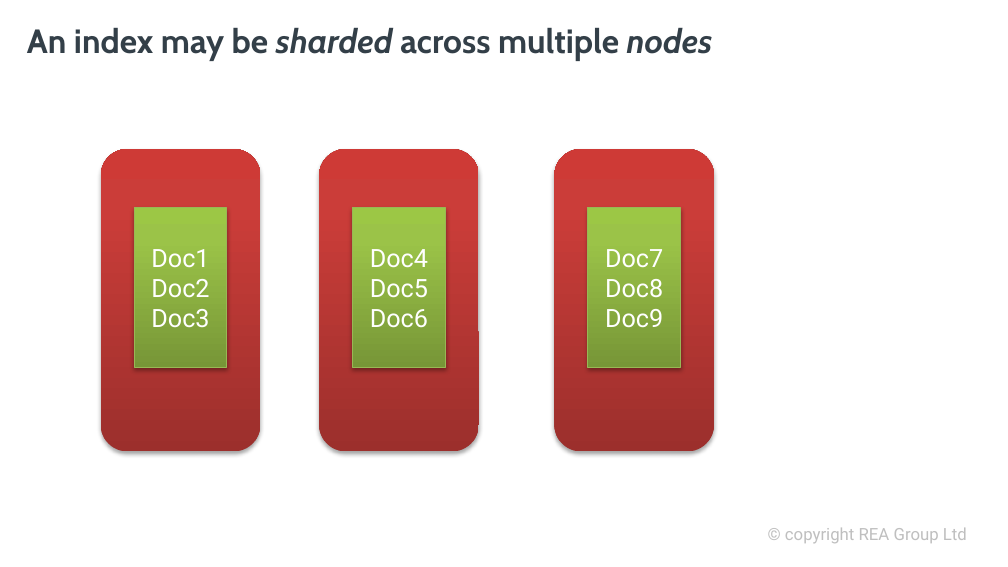
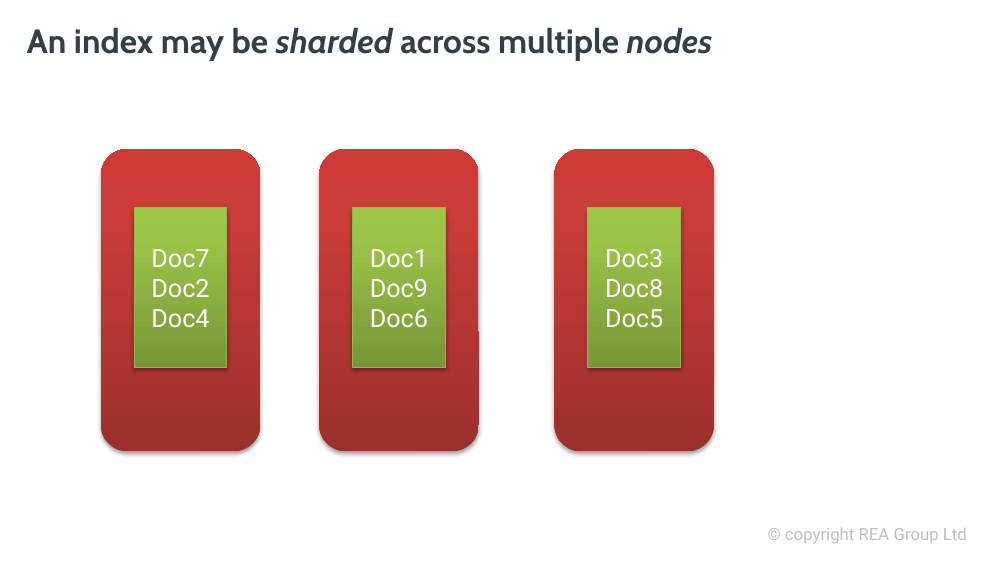
Before and after one commit to davidbkemp/advanced-elasticsearch-training, a slide deck: slide 3 of ElasticsearchOps.pptx. Drawn at 1008x567 pixels with LibreOffice and Linux fonts; fonts in the diff are those of the drawing; background and template pictures are left out. Boxes give left, top, right and bottom in pixels: in the first picture for what was removed or moved away, otherwise in the second. Text is boxed around its words. In the diff, an @@ line names an element or a change of style, - is before the commit and + after.

```diff
--- a/ElasticsearchOps.pptx
+++ b/ElasticsearchOps.pptx
@@ text in rectangle at (151,249,209,268): text changed @@
-Doc1
+Doc7
@@ text in rectangle at (370,249,428,298): text changed @@
-Doc4
-Doc5
+Doc1
+Doc9
@@ text in rectangle at (605,249,663,267): text changed @@
-Doc7
+Doc3
@@ text in rectangle at (151,309,209,328): text changed @@
-Doc3
+Doc4
@@ text in rectangle at (605,309,663,328): text changed @@
-Doc9
+Doc5
```
Also in this commit, not shown: 7 other slides changed, 2 slides removed.
